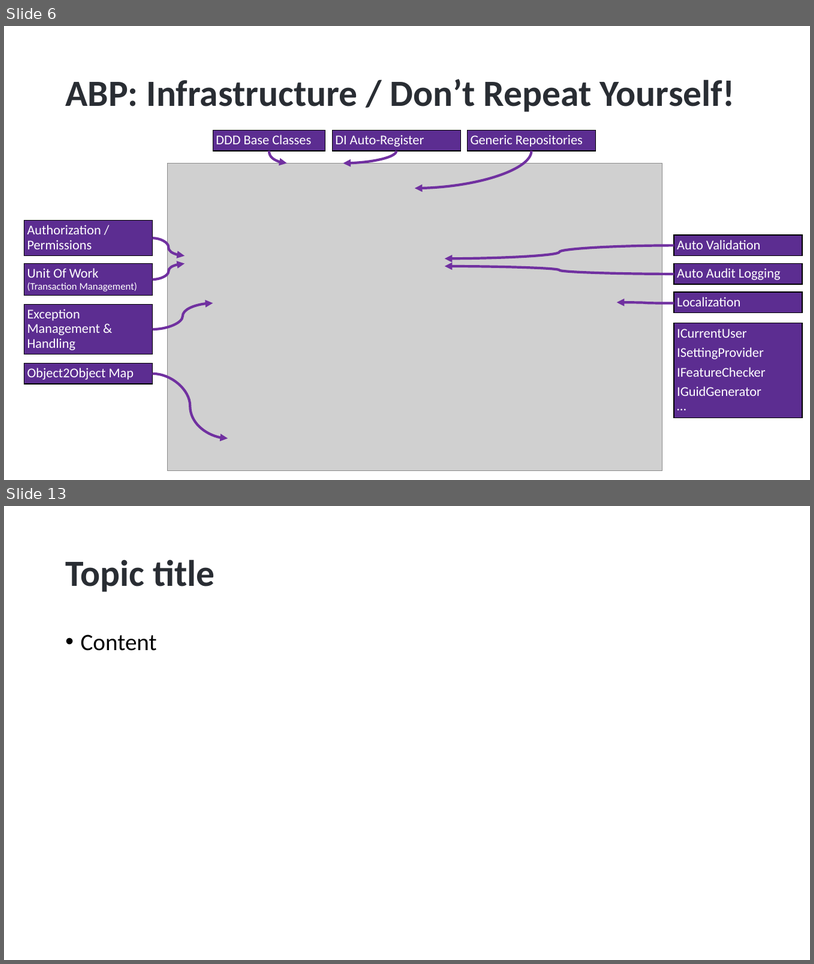
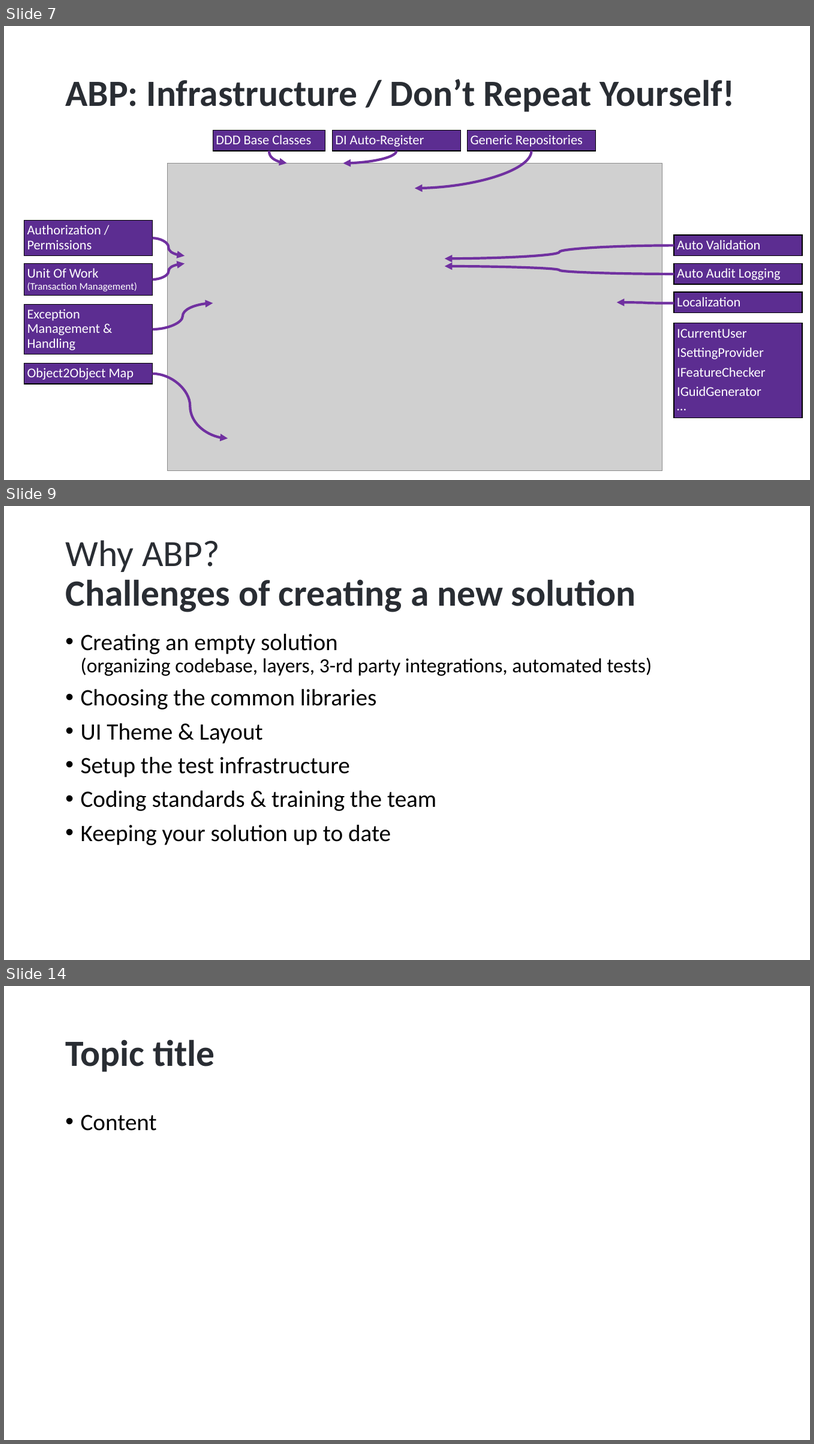
Before and after one commit to hikalkan/presentations, a slide deck: 2024-07-17 WeAreDevelopers Berlin/ABP.pptx. Shown one above the other, each under a label of ours: slides 6 and 13 before the commit, slides 7, 9 and 14 after it; the slides between them are not shown. The pictures are 814x964 and 814x1444 pixels, drawn with LibreOffice and Linux fonts; fonts in the diff are those of the drawing; grey boxes stand for pictures; background and template pictures are left out. Boxes give left, top, right and bottom in pixels: in the first picture for what was removed or moved away, otherwise in the second. Text is boxed around its words. In the diff, an @@ line names an element or a change of style, - is before the commit and + after.

```diff
--- a/2024-07-17 WeAreDevelopers Berlin/ABP.pptx
+++ b/2024-07-17 WeAreDevelopers Berlin/ABP.pptx
@@ slide 9 added at [4,506,810,960], background picture (left out) @@
@@ title added at [65,540,636,612], 44 pt, text #292D33, bold @@
+Why ABP?
+Challenges of creating a new solution
@@ text added at [81,633,652,845], 28 pt, text #000000 @@
+• Creating an empty solution
+  (organizing codebase, layers, 3-rd party integrations, automated tests)
+• Choosing the common libraries
+• UI Theme & Layout
+• Setup the test infrastructure
+• Coding standards & training the team
+• Keeping your solution up to date
@@ what was slide 6 is now slide 7 @@
@@ what was slide 13 is now slide 14 @@
```
Also in this commit, not shown: 2 slides changed, 5 other slides added, 1 slide removed.
